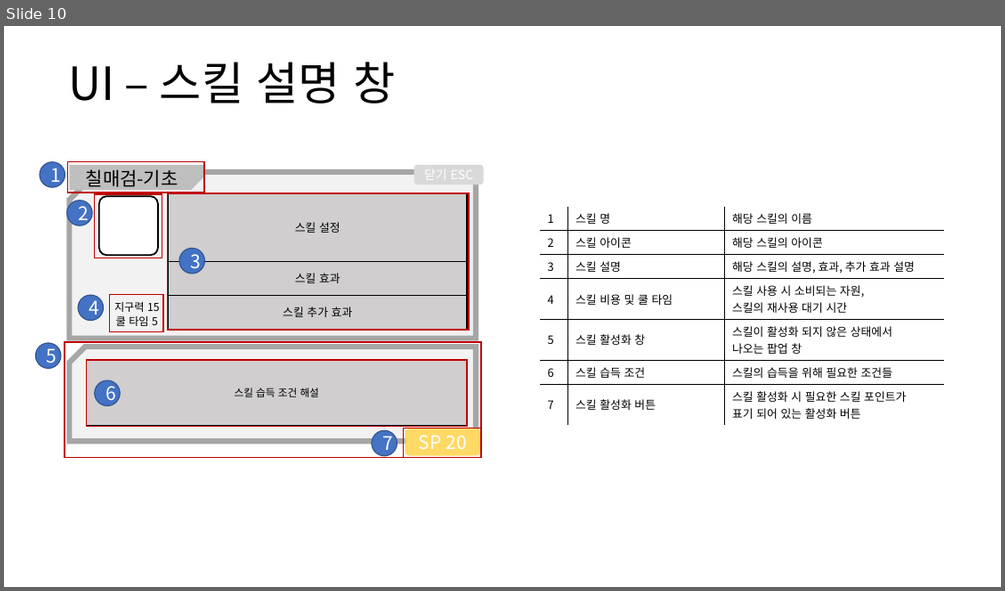
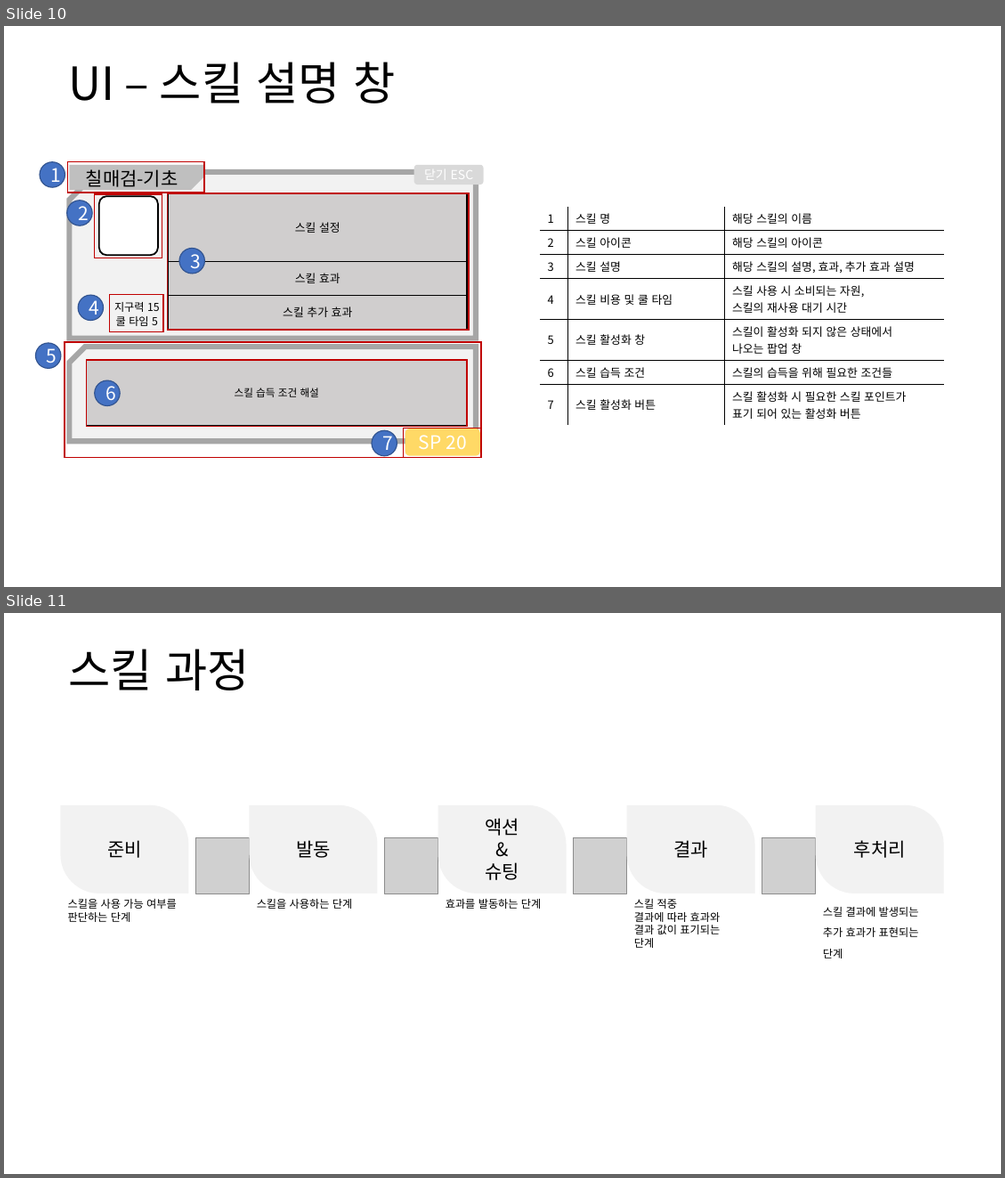
Before and after one commit to yjk0401/unityenginebasic_9th, a slide deck: 기획/방랑엽사전/스킬 시스템 기획서.pptx. Shown one above the other, each under a label of ours: slide 10 before the commit, slides 10 and 11 after it. The pictures are 1005x591 and 1005x1178 pixels, drawn with LibreOffice and Linux fonts; fonts in the diff are those of the drawing; grey boxes stand for pictures. Boxes give left, top, right and bottom in pixels: in the first picture for what was removed or moved away, otherwise in the second. Text is boxed around its words. In the diff, an @@ line names an element or a change of style, - is before the commit and + after.

```diff
--- a/기획/방랑엽사전/스킬 시스템 기획서.pptx
+++ b/기획/방랑엽사전/스킬 시스템 기획서.pptx
@@ slide 11 added at bbox=[4, 613, 1001, 1174], background #FFFFFF @@
@@ text added at bbox=[68, 649, 249, 690], 44 pt, text #000000 @@
+스킬 과정
@@ round diag rect added at bbox=[61, 805, 189, 893], fill #F2F2F2, 18 pt, text #000000 @@
+준비
@@ round diag rect added at bbox=[250, 805, 377, 893], fill #F2F2F2, 18 pt, text #000000 @@
+발동
@@ round diag rect added at bbox=[437, 805, 566, 893], fill #F2F2F2, 18 pt, text #000000 @@
+액션
+&
+슈팅
@@ round diag rect added at bbox=[627, 805, 755, 893], fill #F2F2F2, 18 pt, text #000000 @@
+결과
@@ round diag rect added at bbox=[816, 805, 943, 893], fill #F2F2F2, 18 pt, text #000000 @@
+후처리
@@ picture added at bbox=[195, 837, 250, 893] @@
@@ picture added at bbox=[385, 837, 438, 893] @@
@@ picture added at bbox=[573, 837, 627, 893] @@
@@ picture added at bbox=[762, 837, 816, 893] @@
@@ text added at bbox=[68, 899, 177, 922], 10.5 pt, text #000000 @@
+스킬을 사용 가능 여부를 판단하는 단계
@@ text added at bbox=[257, 899, 352, 908], 10.5 pt, text #000000 @@
+스킬을 사용하는 단계
@@ text added at bbox=[445, 899, 541, 908], 10.5 pt, text #000000 @@
+효과를 발동하는 단계
@@ text added at bbox=[634, 899, 720, 948], 10.5 pt, text #000000 @@
+스킬 적중
+결과에 따라 효과와
+결과 값이 표기되는
+단계
@@ text added at bbox=[823, 907, 919, 958], 10.5 pt, text #000000 @@
+스킬 결과에 발생되는 추가 효과가 표현되는 단계
```
Also in this commit, not shown: 2 slides changed, 13 other slides added, 11 other files.
